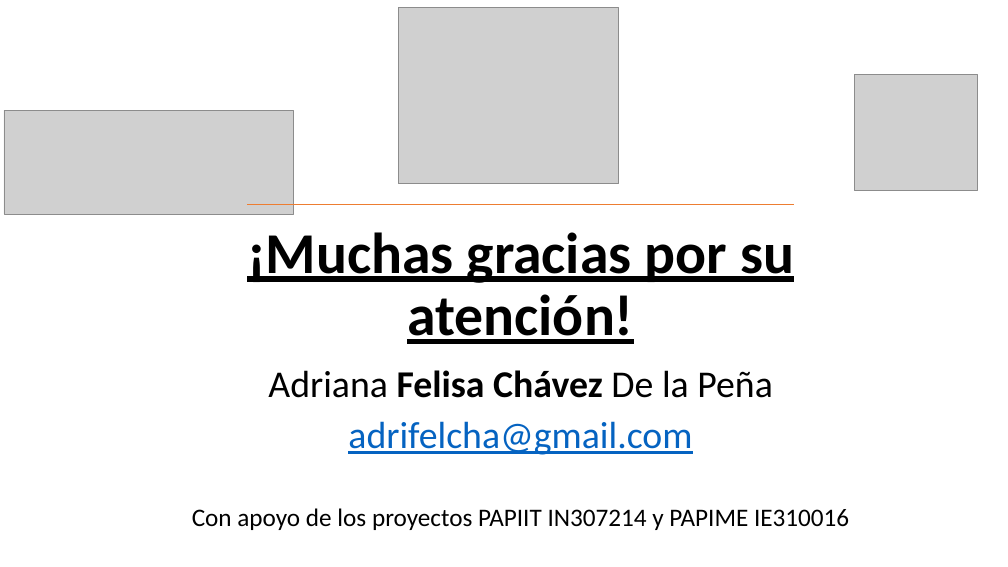
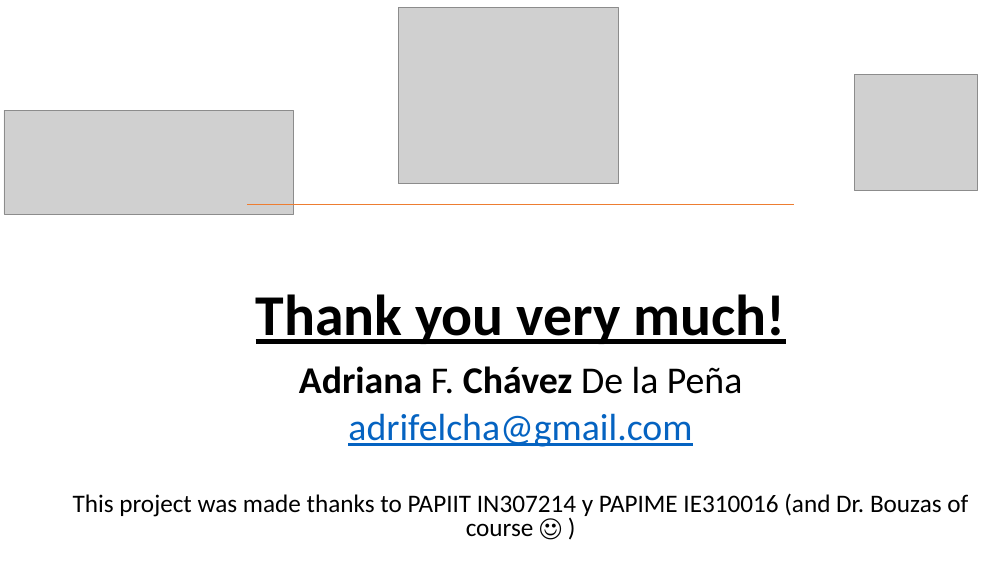
Before and after one commit to Adrifelcha/afchavez-019, a slide deck: slide 71 of Congresos/Presentaciones_Locales/Green_2019_BayesianSDT.pptx (slide 66 before the commit). Drawn at 1008x567 pixels with LibreOffice and Linux fonts; fonts in the diff are those of the drawing; grey boxes stand for pictures. Boxes give left, top, right and bottom in pixels: in the first picture for what was removed or moved away, otherwise in the second. Text is boxed around its words. In the diff, an @@ line names an element or a change of style, - is before the commit and + after.

```diff
--- a/Congresos/Presentaciones_Locales/Green_2019_BayesianSDT.pptx
+++ b/Congresos/Presentaciones_Locales/Green_2019_BayesianSDT.pptx
@@ title at [256,294,786,344]: text changed @@
-¡Muchas gracias por su atención!
+Thank you very much!
@@ subtitle at [299,366,742,394]: text changed; bold on @@
-Adriana Felisa Chávez De la Peña
+Adriana F. Chávez De la Peña
@@ subtitle at [348,413,692,447]: line spacing 0.9 to 0.8 @@
@@ subtitle at [73,493,968,537]: text changed @@
-Con apoyo de los proyectos PAPIIT IN307214 y PAPIME IE310016
+This project was made thanks to PAPIIT IN307214 y PAPIME IE310016 (and Dr. Bouzas of course ☺ )
```
Also in this commit, not shown: 9 other slides changed, 20 slides added, 49 slides removed.
